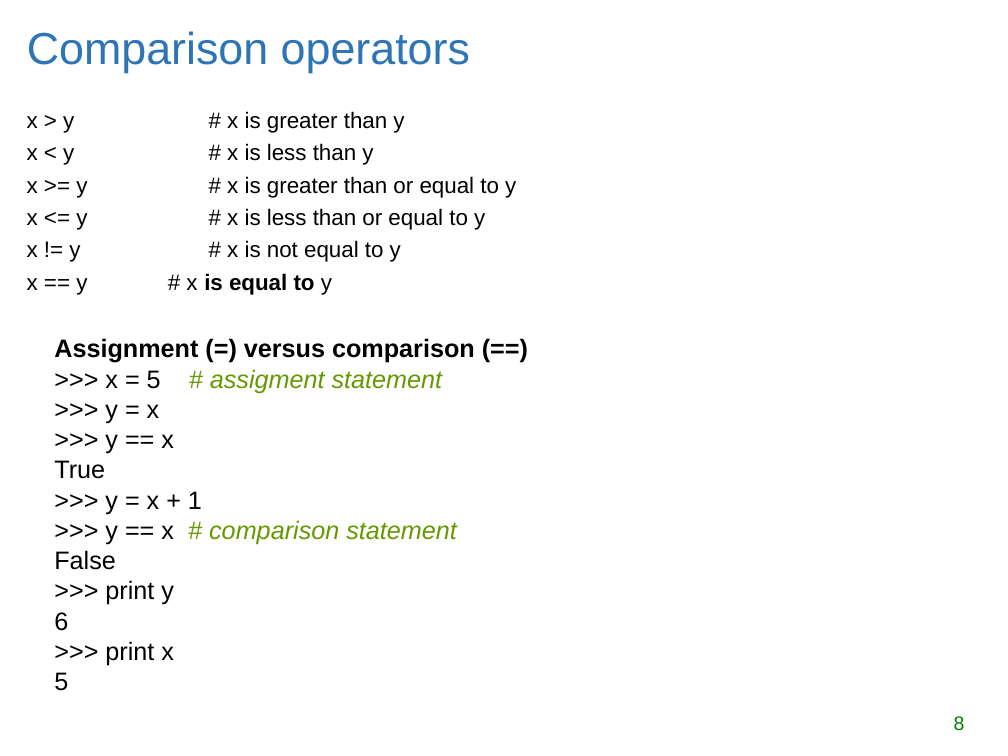
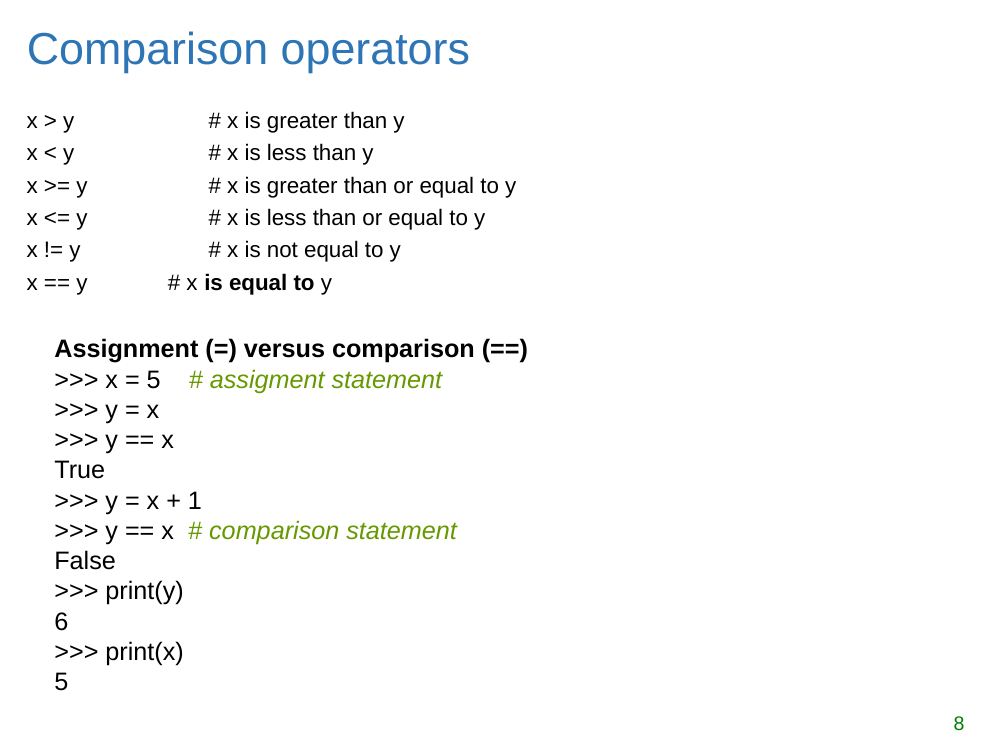
Before and after one commit to lgtateos/gis540, a slide deck: slide 8 of slides/decisionMaking.ppt. Drawn at 1008x756 pixels with LibreOffice and Linux fonts; fonts in the diff are those of the drawing. Boxes give left, top, right and bottom in pixels: in the first picture for what was removed or moved away, otherwise in the second. Text is boxed around its words. In the diff, an @@ line names an element or a change of style, - is before the commit and + after.

Commit message:
Update slides
Python 3 print statements, consistent quotation marks, newer conditionalSound.py, sort appendix

```diff
--- a/slides/decisionMaking.ppt
+++ b/slides/decisionMaking.ppt
@@ text at [105,580,183,605]: text changed @@
->>> print y
+>>> print(y)
@@ text at [105,641,183,666]: text changed @@
->>> print x
+>>> print(x)
```
Also in this commit, not shown: 10 other slides changed, 2 slides added.
